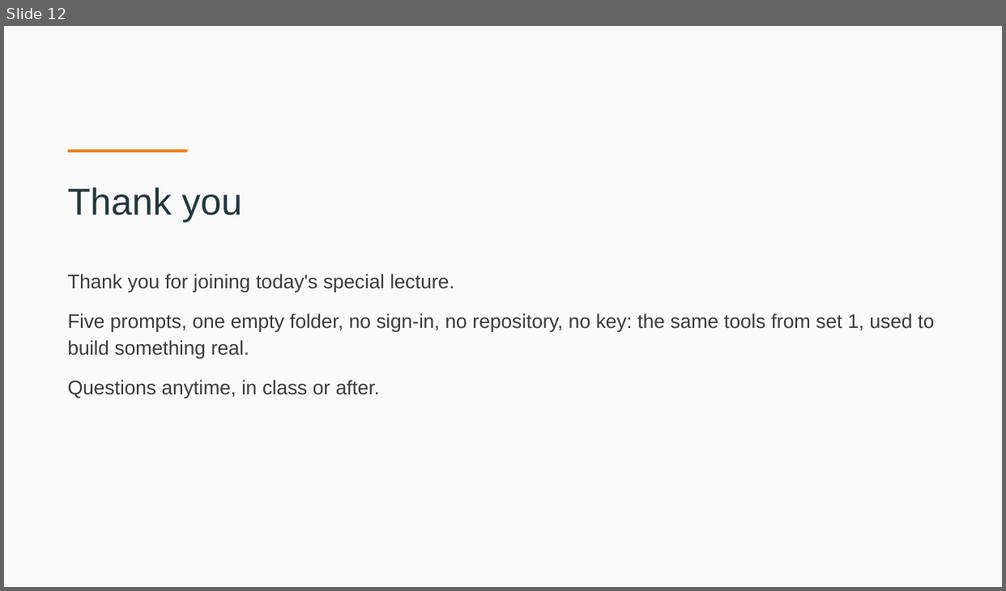
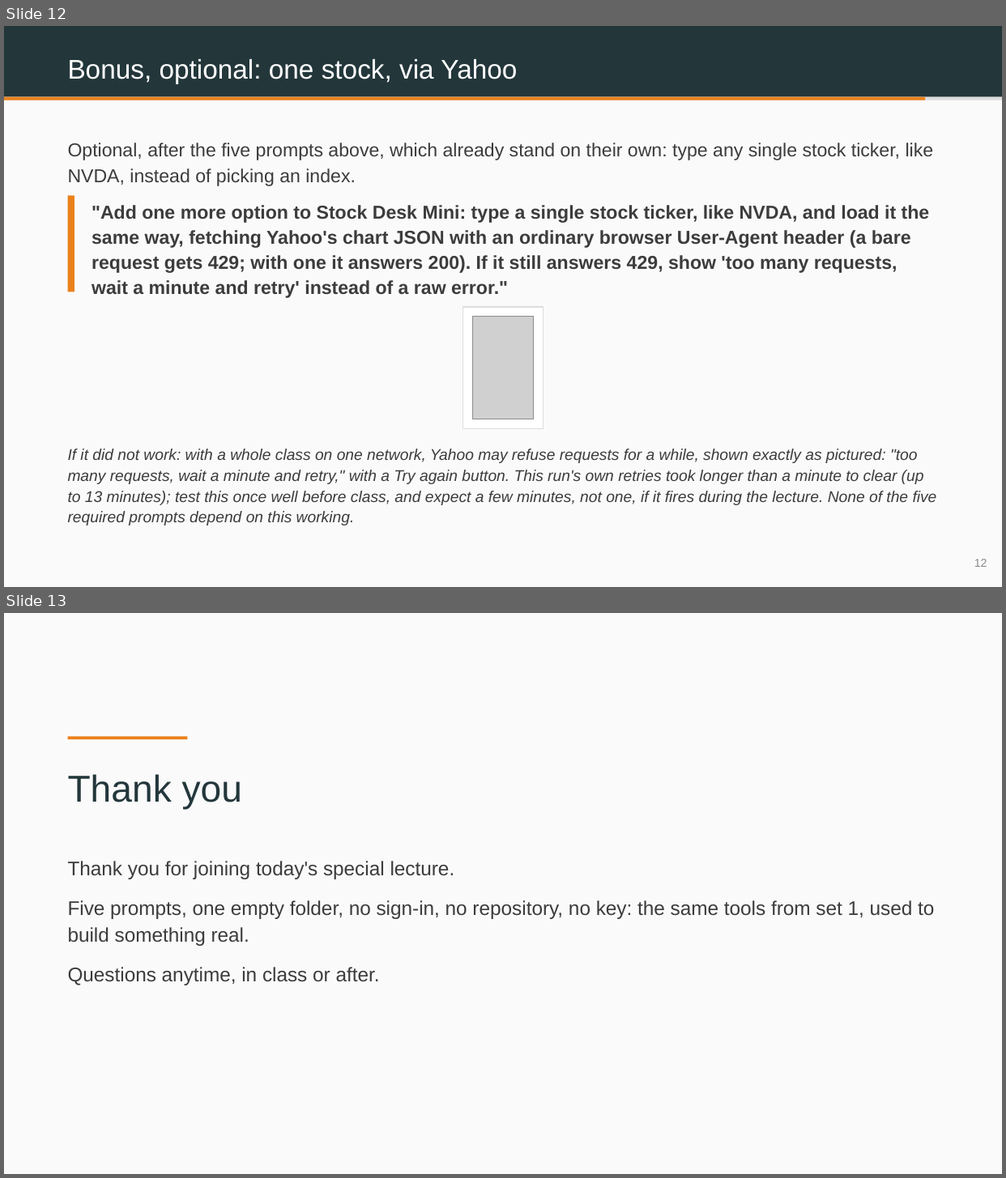
Before and after one commit to benjiesotelo-sudo/Telos_FIN1209, a slide deck: special-lecture/FIN1209-Special-Lecture-3-BuildIt.pptx. Shown one above the other, each under a label of ours: slide 12 before the commit, slides 12 and 13 after it. The pictures are 1006x591 and 1006x1178 pixels, drawn with LibreOffice and Linux fonts; fonts in the diff are those of the drawing; grey boxes stand for pictures. Boxes give left, top, right and bottom in pixels: in the first picture for what was removed or moved away, otherwise in the second. Text is boxed around its words. In the diff, an @@ line names an element or a change of style, - is before the commit and + after.

Commit message:
Special lecture: deck 3, bonus prompt, a single stock via an external source
Per his 25 Nov decision: keep both data paths. FRED's three indexes stay
the required main path; this adds one sixth, clearly optional prompt
that lets a student type a single ticker instead, built from a second
scout's verification in data/fin1209-deck3-bonus/report.md.

Both real outcomes found are genuine, live responses, not simulated: a
bare request gets a rate-limit error, the same request with an ordinary
browser header gets a real result (confirmed once, live, with a real BUY
reading and a real three-line chart, before the test network started
limiting it), and the requested fallback wording fires exactly as asked
when it does. The slide's one picture is that fallback screenshot, since
no chart screenshot survived the rate limit. The slide also softens the
wait time for a room, since retries took longer than first expected in
testing.

Deck 3 is now 13 slides, two editions.

```diff
--- a/special-lecture/FIN1209-Special-Lecture-3-BuildIt.pptx
+++ b/special-lecture/FIN1209-Special-Lecture-3-BuildIt.pptx
@@ slide 12 added at (4, 26, 1002, 587), background #FFFFFF @@
@@ rectangle added at (4, 26, 1002, 587), fill #FAFAFA @@
@@ rectangle added at (4, 26, 1002, 97), fill #23373B @@
@@ text added at (68, 59, 517, 84), 26 pt, text #FFFFFF @@
+Bonus, optional: one stock, via Yahoo
@@ rectangle added at (4, 97, 1002, 100), fill #DDDDDD @@
@@ rectangle added at (4, 97, 926, 100), fill #EB811B @@
@@ text added at (68, 143, 934, 186), 18 pt, text #3C3C3C @@
+Optional, after the five prompts above, which already stand on their own: type any single stock ticker, like NVDA, instead of picking an index.
@@ rectangle added at (68, 195, 74, 292), fill #EB811B @@
@@ text added at (91, 205, 930, 298), 18 pt, text #3C3C3C, bold @@
+"Add one more option to Stock Desk Mini: type a single stock ticker, like NVDA, and load it the same way, fetching Yahoo's chart JSON with an ordinary browser User-Agent header (a bare request gets 429; with one it answers 200). If it still answers 429, show 'too many requests, wait a minute and retry' instead of a raw error."
@@ rectangle added at (463, 307, 543, 429), fill #FFFFFF, outline #DDDDDD 1 pt @@
@@ picture added at (473, 317, 533, 419) @@
@@ text added at (68, 449, 937, 526), 15 pt, text #3C3C3C, italic @@
+If it did not work: with a whole class on one network, Yahoo may refuse requests for a while, shown exactly as pictured: "too many requests, wait a minute and retry," with a Try again button. This run's own retries took longer than a minute to clear (up to 13 minutes); test this once well before class, and expect a few minutes, not one, if it fires during the lecture. None of the five required prompts depend on this working.
@@ text added at (974, 559, 987, 567), 11 pt, text #8A8A8A @@
+12
@@ what was slide 12 is now slide 13 @@
```
Also in this commit, not shown: 10 slides changed, 3 other files.
